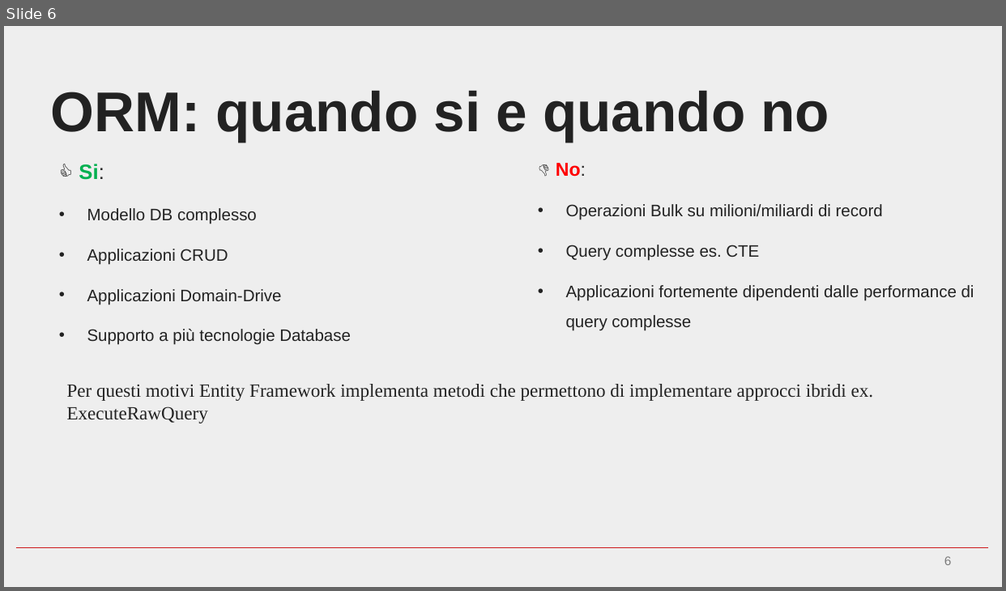
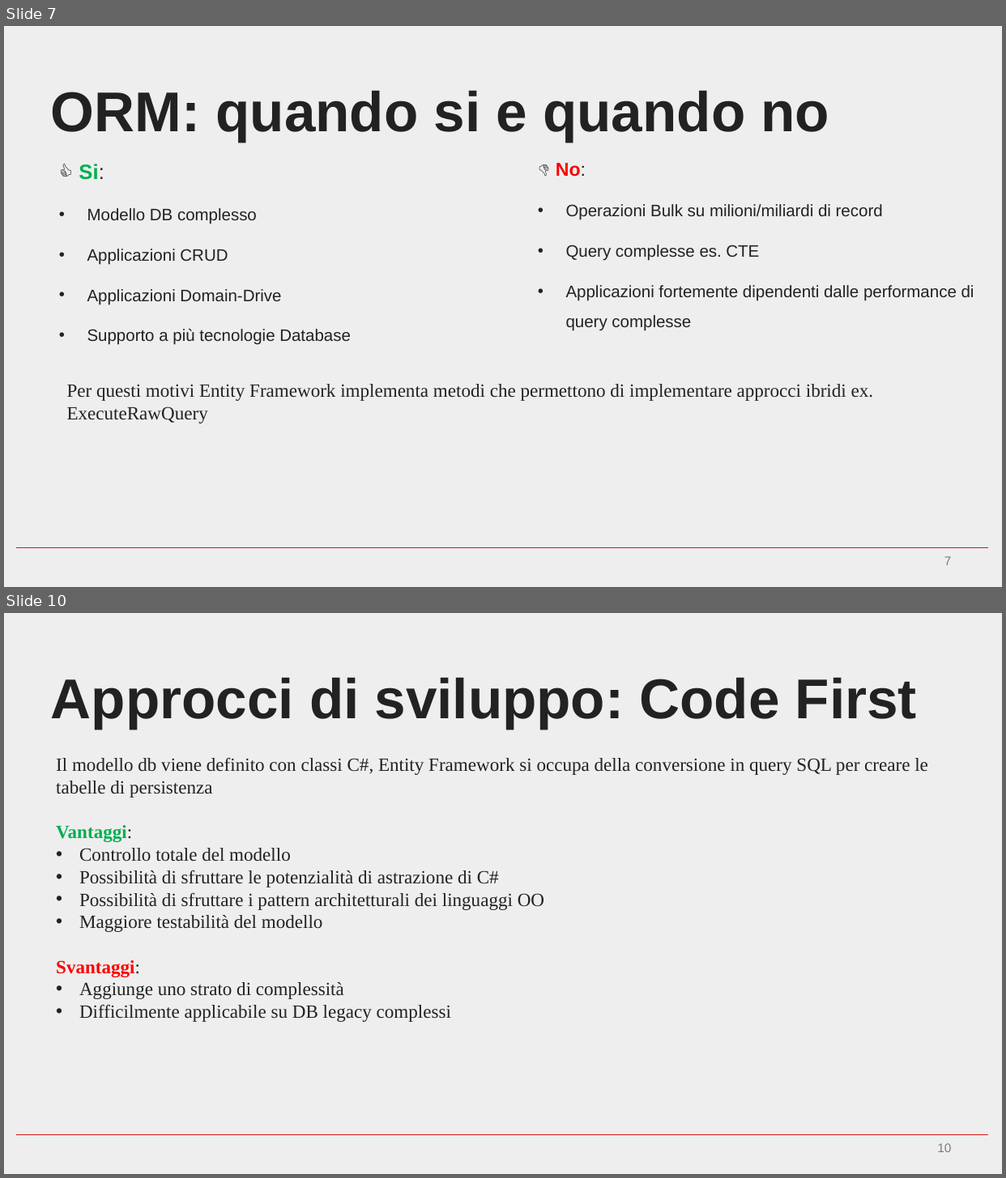
Before and after one commit to LorenzoTulliniSacmi/entity_framework_tips_and_tricks, a slide deck: EntityFramework tip&tricks.pptx. Shown one above the other, each under a label of ours: slide 6 before the commit, slides 7 and 10 after it; the slides between them are not shown. The pictures are 1006x591 and 1006x1178 pixels, drawn with LibreOffice and Linux fonts; fonts in the diff are those of the drawing; background and template pictures are left out. Boxes give left, top, right and bottom in pixels: in the first picture for what was removed or moved away, otherwise in the second. Text is boxed around its words. In the diff, an @@ line names an element or a change of style, - is before the commit and + after.

```diff
--- a/EntityFramework tip&tricks.pptx
+++ b/EntityFramework tip&tricks.pptx
@@ slide 10 added at box(4, 613, 1002, 1174), background #DEDEDE at 50% opacity; not listed: 1 template element that a slide beside it also shows @@
@@ title added at box(51, 677, 917, 729), 54 pt, text #222222, bold @@
+Approcci di sviluppo: Code First
@@ text added at box(56, 757, 928, 1022), 18 pt, text #222222 @@
+Il modello db viene definito con classi C#, Entity Framework si occupa della conversione in query SQL per creare le tabelle di persistenza
+Vantaggi:
+• Controllo totale del modello
+• Possibilità di sfruttare le potenzialità di astrazione di C#
+• Possibilità di sfruttare i pattern architetturali dei linguaggi OO
+• Maggiore testabilità del modello
+Svantaggi:
+• Aggiunge uno strato di complessità
+• Difficilmente applicabile su DB legacy complessi
@@ page number added at box(937, 1144, 951, 1152), 12 pt, text #7B7B7B @@
+10
@@ what was slide 6 is now slide 7 @@
@@ page number at box(944, 557, 952, 565): text changed @@
-6
+7
```
Also in this commit, not shown: 2 slides changed, 3 other slides added.
